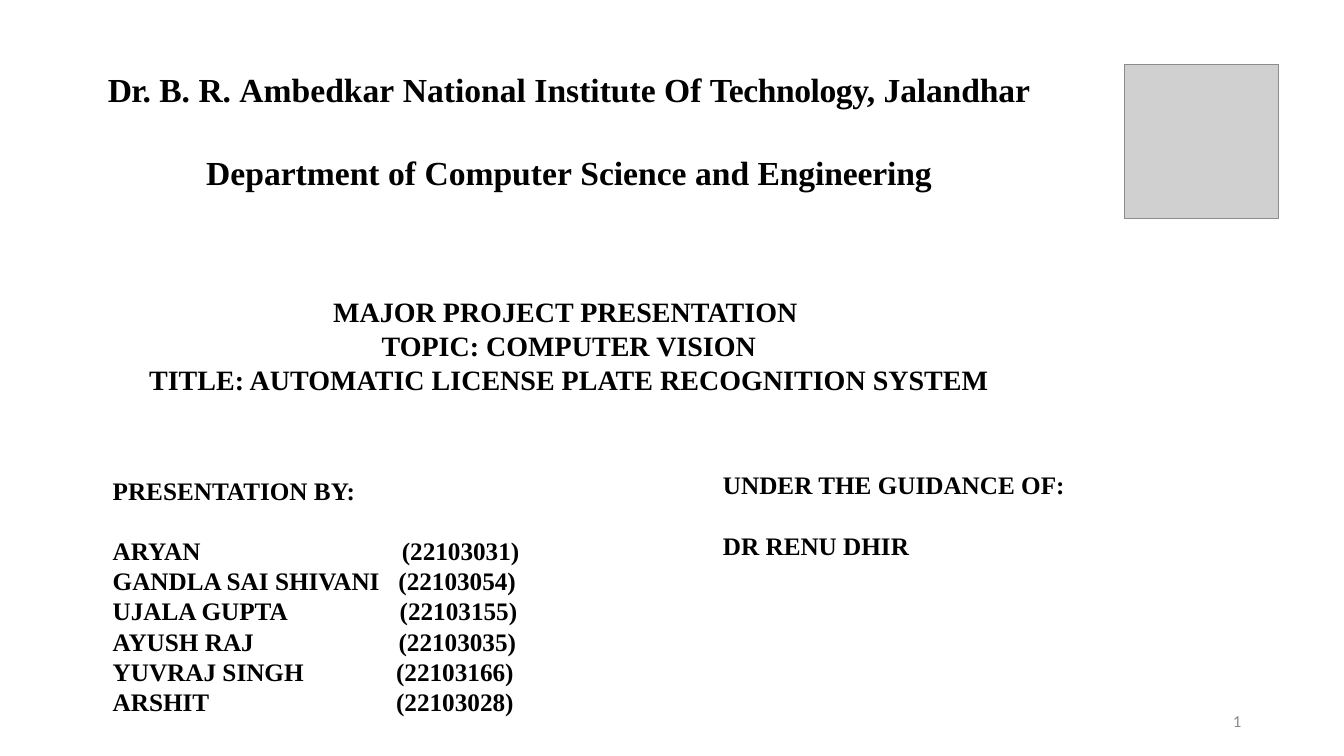
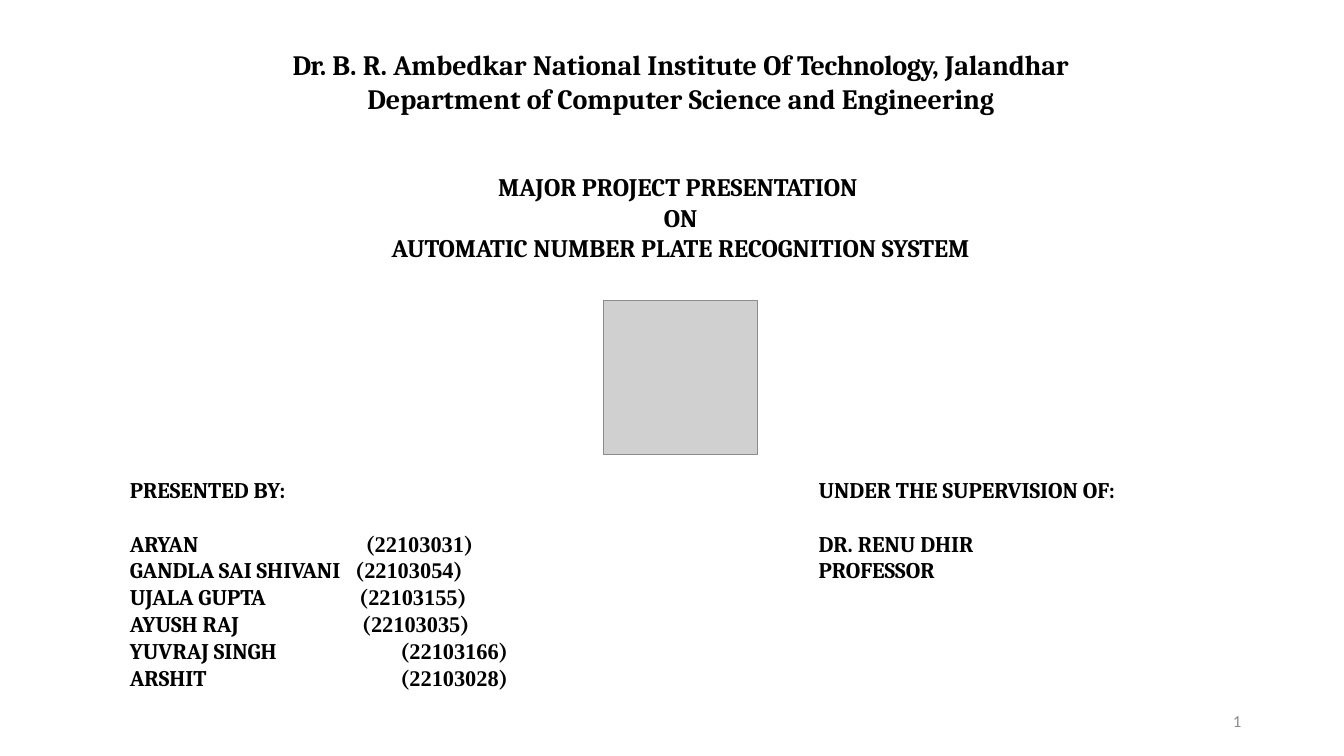
Before and after one commit to aryann-21/ALPR, a slide deck: slide 1 of MAJOR_PPT.pptx. Drawn at 1344x756 pixels with LibreOffice and Linux fonts; fonts in the diff are those of the drawing; grey boxes stand for pictures. Boxes give left, top, right and bottom in pixels: in the first picture for what was removed or moved away, otherwise in the second. Text is boxed around its words. In the diff, an @@ line names an element or a change of style, - is before the commit and + after.

```diff
--- a/MAJOR_PPT.pptx
+++ b/MAJOR_PPT.pptx
@@ text "Dr. B. R. Ambedkar National ...": place and size @@
-text "Dr. B. R. Ambedkar National ..." at [108,78,1030,191]
+text "Dr. B. R. Ambedkar National ..." at [293,55,1069,115]
@@ text "Dr. B. R. Ambedkar National ..." at [293,55,1069,115]: size 24 to 20 pt, font Times New Roman to Cambria @@
@@ text "MAJOR PROJECT PRESENTATION": place and size @@
-text "MAJOR PROJECT PRESENTATION" at [149,303,988,391]
+text "MAJOR PROJECT PRESENTATION" at [392,179,970,258]
@@ text at [498,179,858,202]: size 20 to 18 pt, font Times New Roman to Cambria in "MAJOR PROJECT PRESENTATION" @@
@@ text at [392,210,970,258]: text changed; size 20 to 18 pt; font Times New Roman to Cambria @@
-TOPIC: COMPUTER VISION
-TITLE: AUTOMATIC LICENSE PLATE RECOGNITION SYSTEM
+ON
+AUTOMATIC NUMBER PLATE RECOGNITION SYSTEM
@@ picture: place and size @@
-picture at [1125,65,1278,219]
+picture at [604,301,757,456]
@@ text "PRESENTED BY:": place and size @@
-text "PRESENTED BY:" at [113,483,519,716]
+text "PRESENTED BY:" at [130,483,508,690]
@@ text at [130,483,286,498]: text changed; size 18 to 16 pt; font Times New Roman to Cambria @@
-PRESENTATION BY:
+PRESENTED BY:
@@ text at [819,482,1115,579]: text changed; size 18 to 16 pt; font Times New Roman to Cambria @@
-UNDER THE GUIDANCE OF:
-DR RENU DHIR
+UNDER THE SUPERVISION OF:
+DR. RENU DHIR
+PROFESSOR
@@ text at [130,536,508,690]: size 18 to 16 pt; font Times New Roman to Cambria in "ARYAN (22103031)", "GANDLA SAI SHIVANI (22103054)", "UJALA GUPTA (22103155)", "AYUSH RAJ (22103035)" and 2 more places @@
```
Also in this commit, not shown: 3 other slides changed, 10 slides added, 9 slides removed, 1 other file.
